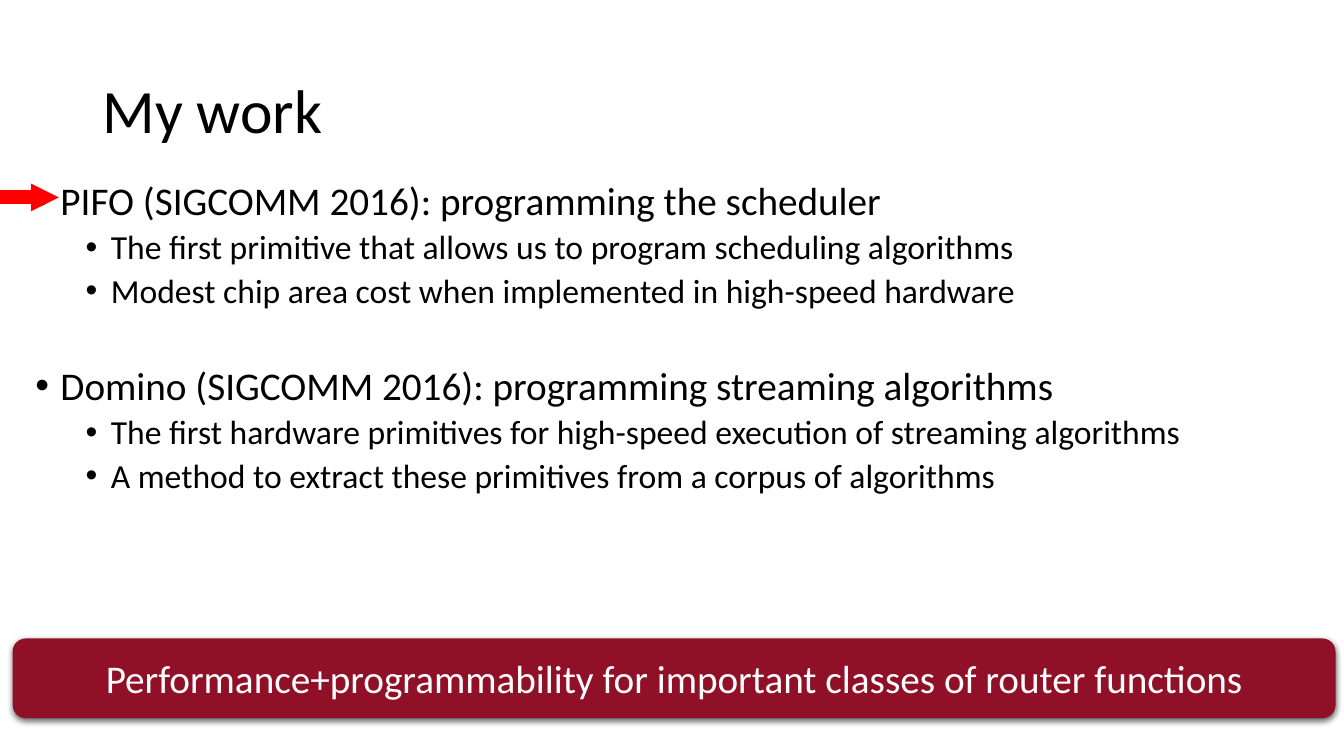
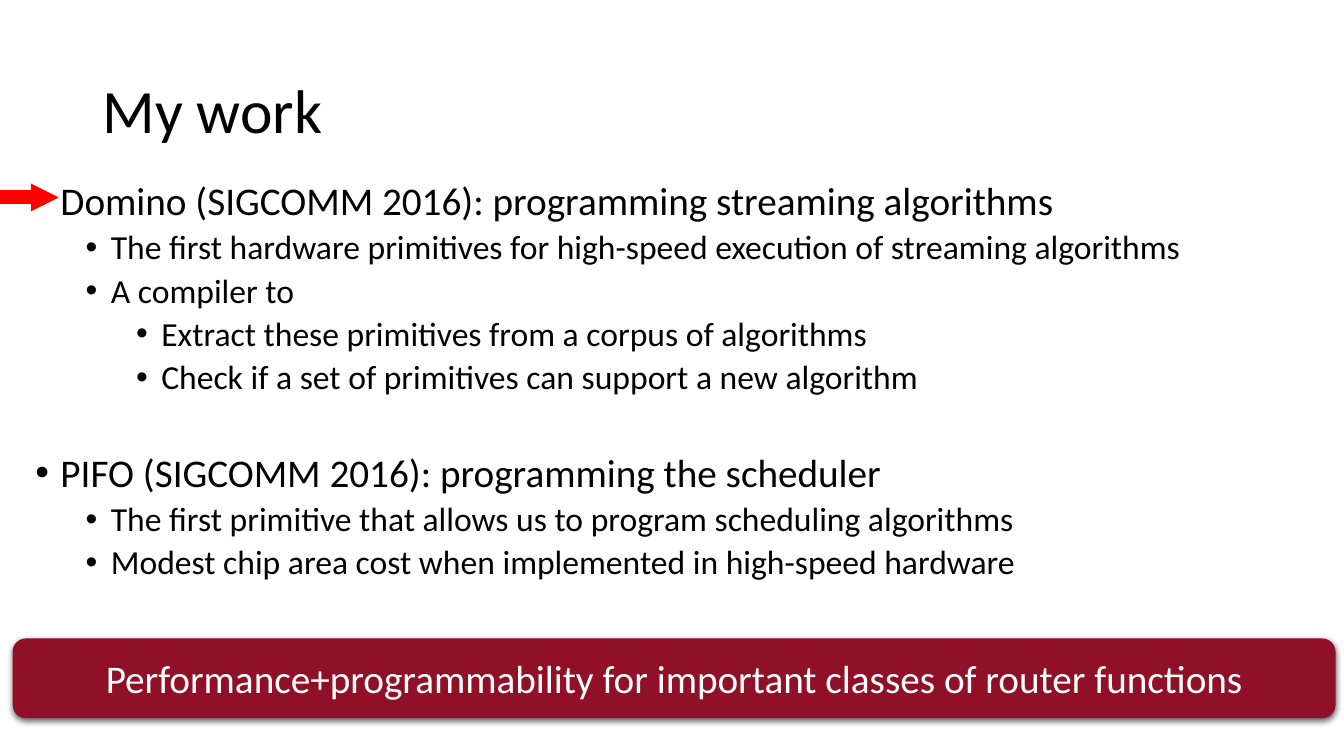
Before and after one commit to anirudhSK/pifo-domino-marple-ppts, a slide deck: slide 8 of combined_domino_pifo.pptx. Drawn at 1344x756 pixels with LibreOffice and Linux fonts; fonts in the diff are those of the drawing. Boxes give left, top, right and bottom in pixels: in the first picture for what was removed or moved away, otherwise in the second. Text is boxed around its words. In the diff, an @@ line names an element or a change of style, - is before the commit and + after.

```diff
--- a/combined_domino_pifo.pptx
+++ b/combined_domino_pifo.pptx
@@ text at (x1=60, y1=186, x2=1180, y2=395): paragraphs added @@
+  • Domino (SIGCOMM 2016): programming streaming algorithms
+    • The first hardware primitives for high-speed execution of streaming algorithms
+    • A compiler to
+      • Extract these primitives from a corpus of algorithms
+      • Check if a set of primitives can support a new algorithm
@@ text at (x1=60, y1=371, x2=1180, y2=494): paragraphs removed @@
-  • Domino (SIGCOMM 2016): programming streaming algorithms
-    • The first hardware primitives for high-speed execution of streaming algorithms
-    • A method to extract these primitives from a corpus of algorithms
```
Also in this commit, not shown: 6 other slides changed, 3 slides added, 2 slides removed, 1 other file.
